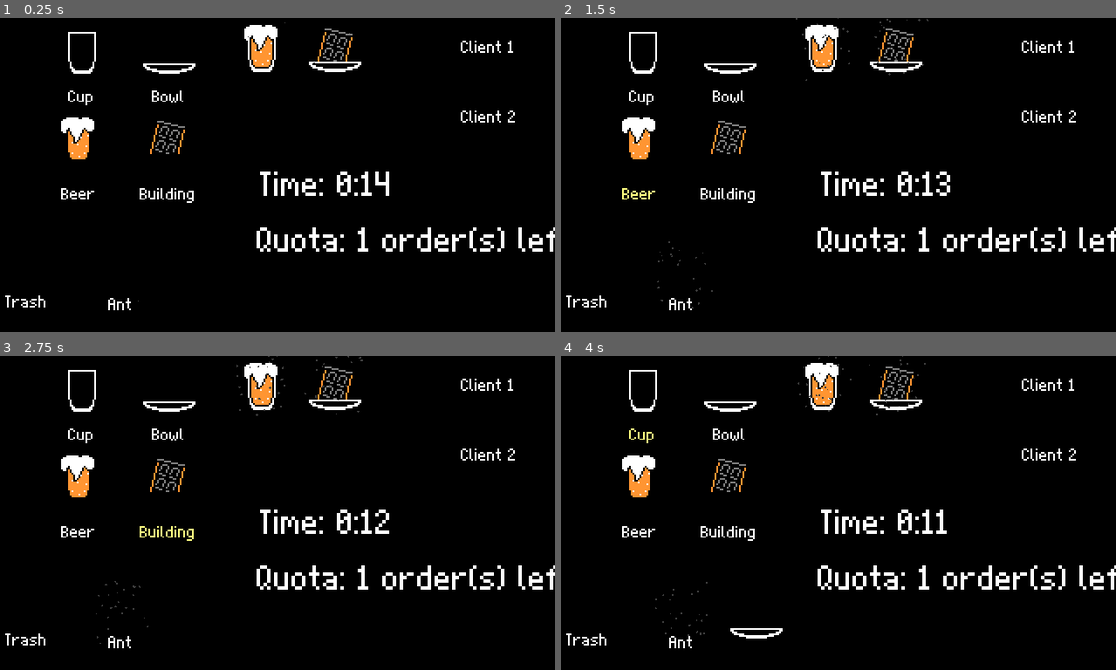
Above: before the commit, frames 1-4 (two rows, left to right).
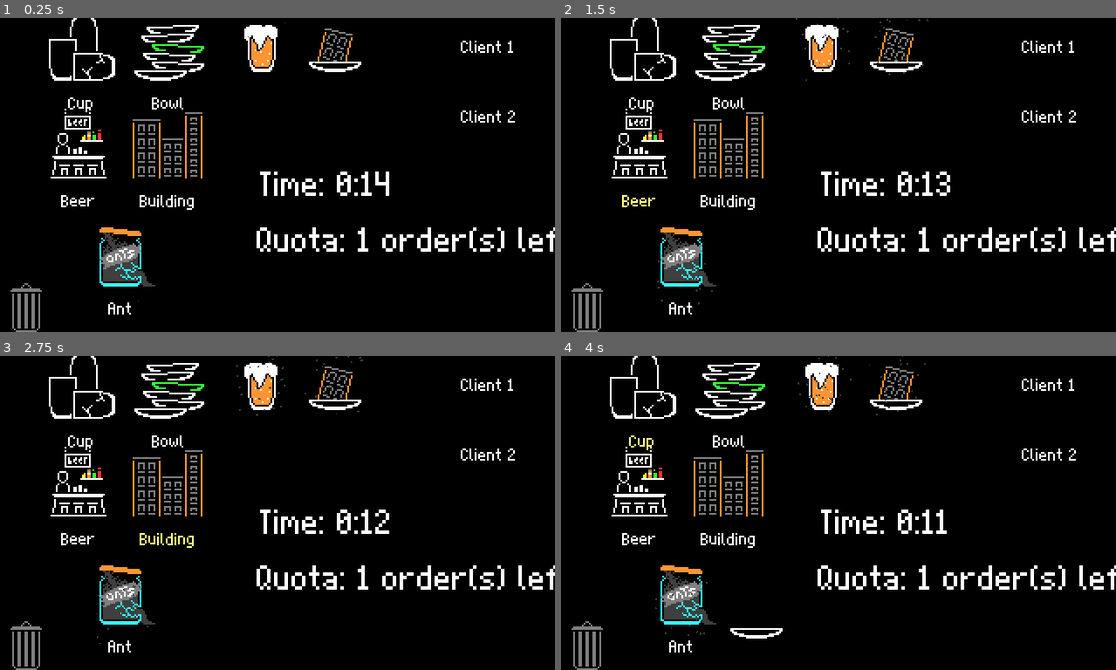
Above: after the commit, the same moments.

Repository: Banalian/BitBiscuit-GMTK2024
Game: Godot game, scene res://Scenes/Gyms/bana_gym.tscn
Two runs of this game, one before a commit and one after it. Both use one fixed random seed, a clock stepped at 60 frames per second and the inputs below. This scene is started directly instead of the project's main scene.
Inputs:
- Up to frame 1 (0.25 s): no input
- Up to frame 2 (1.5 s): click "Trash" at 0.5 s; click "Beer" at 1.25 s
- Up to frame 3 (2.75 s): click "Building" at 2 s
- Up to frame 4 (4 s): click "Bowl" at 2.75 s; click "Cup" at 3.5 s

The runs differ from the first frame. In frame 1, 5.0% of the frame differs, in the area x 0-37%, y 0-100%; in frame 2, 5.0%; in frame 3, 5.0%; in frame 4, 5.0%.

Commit message:
feat(stations): add station data and use it for buttons

Diff:
--- a/Resources/Additionals/ant.tres
+++ b/Resources/Additionals/ant.tres
@@ -1,8 +1,9 @@
-[gd_resource type="Resource" script_class="Ingredient" load_steps=4 format=3 uid="uid://b2d4ccmmcd2vl"]
+[gd_resource type="Resource" script_class="Ingredient" load_steps=5 format=3 uid="uid://b2d4ccmmcd2vl"]
 
 [ext_resource type="PackedScene" uid="uid://dx2v2lonn1n6k" path="res://Assets/Textures/Ingredients/Additionals/ants.tscn" id="1_1p73h"]
 [ext_resource type="Texture2D" uid="uid://dk18rqqoqwn2q" path="res://Assets/Textures/UI/ItemEmpty.png" id="2_b64sc"]
 [ext_resource type="Script" path="res://Scripts/System/ingredient.gd" id="2_glqxm"]
+[ext_resource type="Texture2D" uid="uid://jo4b16dk7mew" path="res://Assets/Textures/Ingredients/Stations/Ant.png" id="2_tt322"]
 
 [resource]
 script = ExtResource("2_glqxm")
@@ -10,4 +11,5 @@
 ingredient_type = 2
 ingredient_name = "Ant"
 ingredient_texture = ExtResource("2_b64sc")
+ingredient_station = ExtResource("2_tt322")
 ingredient_scene = ExtResource("1_1p73h")
--- a/Resources/Additionals/desert.tres
+++ b/Resources/Additionals/desert.tres
@@ -1,6 +1,7 @@
-[gd_resource type="Resource" script_class="Ingredient" load_steps=4 format=3 uid="uid://r1eu2ey3046m"]
+[gd_resource type="Resource" script_class="Ingredient" load_steps=5 format=3 uid="uid://r1eu2ey3046m"]
 
 [ext_resource type="PackedScene" uid="uid://dojqyjq56sfjh" path="res://Assets/Textures/Ingredients/Additionals/desert.tscn" id="1_s4m83"]
+[ext_resource type="Texture2D" uid="uid://cfg8hswy00h8x" path="res://Assets/Textures/Ingredients/Stations/Desert.png" id="2_kvun7"]
 [ext_resource type="Texture2D" uid="uid://dk18rqqoqwn2q" path="res://Assets/Textures/UI/ItemEmpty.png" id="2_q1f13"]
 [ext_resource type="Script" path="res://Scripts/System/ingredient.gd" id="3_1bnxf"]
 
@@ -10,4 +11,5 @@
 ingredient_type = 2
 ingredient_name = "Desert"
 ingredient_texture = ExtResource("2_q1f13")
+ingredient_station = ExtResource("2_kvun7")
 ingredient_scene = ExtResource("1_s4m83")
--- a/Resources/Bases/beer.tres
+++ b/Resources/Bases/beer.tres
@@ -1,5 +1,6 @@
-[gd_resource type="Resource" script_class="Ingredient" load_steps=3 format=3 uid="uid://dhe38oi674gn"]
+[gd_resource type="Resource" script_class="Ingredient" load_steps=4 format=3 uid="uid://dhe38oi674gn"]
 
+[ext_resource type="Texture2D" uid="uid://cbetxedjd7skx" path="res://Assets/Textures/Ingredients/Stations/Beer.png" id="1_5vgqq"]
 [ext_resource type="Texture2D" uid="uid://dpbsvgmvame68" path="res://Assets/Textures/Ingredients/Bases/Beer.png" id="1_ocags"]
 [ext_resource type="Script" path="res://Scripts/System/ingredient.gd" id="1_yy7cm"]
 
@@ -9,3 +10,4 @@
 ingredient_type = 1
 ingredient_name = "Beer"
 ingredient_texture = ExtResource("1_ocags")
+ingredient_station = ExtResource("1_5vgqq")
--- a/Resources/Bases/building.tres
+++ b/Resources/Bases/building.tres
@@ -1,6 +1,7 @@
-[gd_resource type="Resource" script_class="Ingredient" load_steps=3 format=3 uid="uid://bq5v7b0lj8ggw"]
+[gd_resource type="Resource" script_class="Ingredient" load_steps=4 format=3 uid="uid://bq5v7b0lj8ggw"]
 
 [ext_resource type="Texture2D" uid="uid://bv6lv56dhb5xv" path="res://Assets/Textures/Ingredients/Bases/Building.png" id="1_ekmqg"]
+[ext_resource type="Texture2D" uid="uid://bm0olw22sp6yl" path="res://Assets/Textures/Ingredients/Stations/Building.png" id="1_of4da"]
 [ext_resource type="Script" path="res://Scripts/System/ingredient.gd" id="2_0ldda"]
 
 [resource]
@@ -9,3 +10,4 @@
 ingredient_type = 1
 ingredient_name = "Building"
 ingredient_texture = ExtResource("1_ekmqg")
+ingredient_station = ExtResource("1_of4da")
--- a/Resources/Bases/diethyl_ether.tres
+++ b/Resources/Bases/diethyl_ether.tres
@@ -1,6 +1,7 @@
-[gd_resource type="Resource" script_class="Ingredient" load_steps=3 format=3 uid="uid://p4b25y6w3jws"]
+[gd_resource type="Resource" script_class="Ingredient" load_steps=4 format=3 uid="uid://p4b25y6w3jws"]
 
 [ext_resource type="Texture2D" uid="uid://bsl6vew4itylr" path="res://Assets/Textures/Ingredients/Bases/DiethylEther.png" id="1_fss71"]
+[ext_resource type="Texture2D" uid="uid://dm44tvlrt64uk" path="res://Assets/Textures/Ingredients/Stations/DiethylEther.png" id="1_vlnvj"]
 [ext_resource type="Script" path="res://Scripts/System/ingredient.gd" id="2_7yjg3"]
 
 [resource]
@@ -9,3 +10,4 @@
 ingredient_type = 1
 ingredient_name = "Diethyl Ether"
 ingredient_texture = ExtResource("1_fss71")
+ingredient_station = ExtResource("1_vlnvj")
--- a/Resources/Bases/forest.tres
+++ b/Resources/Bases/forest.tres
@@ -1,5 +1,6 @@
-[gd_resource type="Resource" script_class="Ingredient" load_steps=3 format=3 uid="uid://bsd7n5rfbiqst"]
+[gd_resource type="Resource" script_class="Ingredient" load_steps=4 format=3 uid="uid://bsd7n5rfbiqst"]
 
+[ext_resource type="Texture2D" uid="uid://cpxftwel4doou" path="res://Assets/Textures/Ingredients/Stations/Forest.png" id="1_8bhxk"]
 [ext_resource type="Texture2D" uid="uid://c156kuuxv4pdq" path="res://Assets/Textures/Ingredients/Bases/Forest.png" id="1_8ywuo"]
 [ext_resource type="Script" path="res://Scripts/System/ingredient.gd" id="2_1ugkl"]
 
@@ -9,3 +10,4 @@
 ingredient_type = 1
 ingredient_name = "Forest"
 ingredient_texture = ExtResource("1_8ywuo")
+ingredient_station = ExtResource("1_8bhxk")
--- a/Resources/Bases/molten_steel.tres
+++ b/Resources/Bases/molten_steel.tres
@@ -1,5 +1,6 @@
-[gd_resource type="Resource" script_class="Ingredient" load_steps=3 format=3 uid="uid://c7mcr1hrlvpu4"]
+[gd_resource type="Resource" script_class="Ingredient" load_steps=4 format=3 uid="uid://c7mcr1hrlvpu4"]
 
+[ext_resource type="Texture2D" uid="uid://c4jvklvg7kty0" path="res://Assets/Textures/Ingredients/Stations/MoltenSteel.png" id="1_mcfnx"]
 [ext_resource type="Texture2D" uid="uid://b8wpotc6i7h8i" path="res://Assets/Textures/Ingredients/Bases/MoltenSteel.png" id="1_p0y6j"]
 [ext_resource type="Script" path="res://Scripts/System/ingredient.gd" id="2_xi1pd"]
 
@@ -9,3 +10,4 @@
 ingredient_type = 1
 ingredient_name = "Molten Steel"
 ingredient_texture = ExtResource("1_p0y6j")
+ingredient_station = ExtResource("1_mcfnx")
--- a/Resources/Bases/pink_horse.tres
+++ b/Resources/Bases/pink_horse.tres
@@ -1,6 +1,7 @@
-[gd_resource type="Resource" script_class="Ingredient" load_steps=3 format=3 uid="uid://bujymccl3xnsf"]
+[gd_resource type="Resource" script_class="Ingredient" load_steps=4 format=3 uid="uid://bujymccl3xnsf"]
 
 [ext_resource type="Texture2D" uid="uid://cms2hgbl420o7" path="res://Assets/Textures/Ingredients/Bases/PinkHorse.png" id="1_o11xn"]
+[ext_resource type="Texture2D" uid="uid://ddhm51rbanb1l" path="res://Assets/Textures/Ingredients/Stations/PinkHorse.png" id="1_uvn2l"]
 [ext_resource type="Script" path="res://Scripts/System/ingredient.gd" id="2_oc7lo"]
 
 [resource]
@@ -9,3 +10,4 @@
 ingredient_type = 1
 ingredient_name = "Pink horse"
 ingredient_texture = ExtResource("1_o11xn")
+ingredient_station = ExtResource("1_uvn2l")
--- a/Resources/Bases/planet.tres
+++ b/Resources/Bases/planet.tres
@@ -1,6 +1,7 @@
-[gd_resource type="Resource" script_class="Ingredient" load_steps=3 format=3 uid="uid://cdwrdu3mfv1y5"]
+[gd_resource type="Resource" script_class="Ingredient" load_steps=4 format=3 uid="uid://cdwrdu3mfv1y5"]
 
 [ext_resource type="Texture2D" uid="uid://43assrb776e0" path="res://Assets/Textures/Ingredients/Bases/Planet.png" id="1_8idlr"]
+[ext_resource type="Texture2D" uid="uid://dj10s5c0l6dv6" path="res://Assets/Textures/Ingredients/Stations/Planet.png" id="1_cpdtu"]
 [ext_resource type="Script" path="res://Scripts/System/ingredient.gd" id="2_bi8o6"]
 
 [resource]
@@ -9,3 +10,4 @@
 ingredient_type = 1
 ingredient_name = "Planet"
 ingredient_texture = ExtResource("1_8idlr")
+ingredient_station = ExtResource("1_cpdtu")
--- a/Resources/Bases/uranium_juice.tres
+++ b/Resources/Bases/uranium_juice.tres
@@ -1,6 +1,7 @@
-[gd_resource type="Resource" script_class="Ingredient" load_steps=3 format=3 uid="uid://d1jvhuxivkcoe"]
+[gd_resource type="Resource" script_class="Ingredient" load_steps=4 format=3 uid="uid://d1jvhuxivkcoe"]
 
 [ext_resource type="Texture2D" uid="uid://cqlx00o8r5c51" path="res://Assets/Textures/Ingredients/Bases/UraniumJuice.png" id="1_qhyq7"]
+[ext_resource type="Texture2D" uid="uid://bhr7h2q74wvou" path="res://Assets/Textures/Ingredients/Stations/UraniumJuice.png" id="1_tk3fg"]
 [ext_resource type="Script" path="res://Scripts/System/ingredient.gd" id="2_fl33i"]
 
 [resource]
@@ -9,3 +10,4 @@
 ingredient_type = 1
 ingredient_name = "Uranium Juice"
 ingredient_texture = ExtResource("1_qhyq7")
+ingredient_station = ExtResource("1_tk3fg")
--- a/Resources/Containers/bowl.tres
+++ b/Resources/Containers/bowl.tres
@@ -1,6 +1,7 @@
-[gd_resource type="Resource" script_class="Ingredient" load_steps=3 format=3 uid="uid://c8amr3r5lgprb"]
+[gd_resource type="Resource" script_class="Ingredient" load_steps=4 format=3 uid="uid://c8amr3r5lgprb"]
 
 [ext_resource type="Texture2D" uid="uid://iwwgqwsm8bc" path="res://Assets/Textures/Ingredients/Containers/Bowl.png" id="1_ci4ky"]
+[ext_resource type="Texture2D" uid="uid://8sdpxlibj6ft" path="res://Assets/Textures/Ingredients/Stations/Bowl.png" id="1_e5k16"]
 [ext_resource type="Script" path="res://Scripts/System/ingredient.gd" id="2_ljm1d"]
 
 [resource]
@@ -9,3 +10,4 @@
 ingredient_type = 0
 ingredient_name = "Bowl"
 ingredient_texture = ExtResource("1_ci4ky")
+ingredient_station = ExtResource("1_e5k16")
--- a/Resources/Containers/cup.tres
+++ b/Resources/Containers/cup.tres
@@ -1,6 +1,7 @@
-[gd_resource type="Resource" script_class="Ingredient" load_steps=3 format=3 uid="uid://b4d11f5dmdks2"]
+[gd_resource type="Resource" script_class="Ingredient" load_steps=4 format=3 uid="uid://b4d11f5dmdks2"]
 
 [ext_resource type="Texture2D" uid="uid://culp2dqpiscvj" path="res://Assets/Textures/Ingredients/Containers/Cup.png" id="1_1d77x"]
+[ext_resource type="Texture2D" uid="uid://bshmyi7cam7hl" path="res://Assets/Textures/Ingredients/Stations/Cup.png" id="1_osl2g"]
 [ext_resource type="Script" path="res://Scripts/System/ingredient.gd" id="2_6nj71"]
 
 [resource]
@@ -9,3 +10,4 @@
 ingredient_type = 0
 ingredient_name = "Cup"
 ingredient_texture = ExtResource("1_1d77x")
+ingredient_station = ExtResource("1_osl2g")
--- a/Scenes/trash.tscn
+++ b/Scenes/trash.tscn
@@ -1,15 +1,18 @@
-[gd_scene load_steps=2 format=3 uid="uid://dv7o36lwhf2h3"]
+[gd_scene load_steps=3 format=3 uid="uid://dv7o36lwhf2h3"]
 
 [ext_resource type="Script" path="res://Scripts/trash.gd" id="1_eiyr5"]
+[ext_resource type="Texture2D" uid="uid://cgxofvkh2qi0n" path="res://Assets/Textures/Ingredients/Stations/TrashCan.png" id="1_llql4"]
 
-[node name="Trash" type="Button" node_paths=PackedStringArray("holder")]
+[node name="Trash" type="Button"]
 offset_left = 214.0
 offset_top = 52.0
 offset_right = 281.0
 offset_bottom = 83.0
 action_mode = 0
 text = "Trash"
+icon = ExtResource("1_llql4")
+icon_alignment = 1
+vertical_icon_alignment = 0
 script = ExtResource("1_eiyr5")
-holder = NodePath("")
 
 [connection signal="pressed" from="." to="." method="_on_trash_tile_pressed"]
--- a/Scripts/System/ingredient.gd
+++ b/Scripts/System/ingredient.gd
@@ -6,4 +6,5 @@
 @export var ingredient_type: Constants.IngredientType
 @export var ingredient_name:= "Invalid"
 @export var ingredient_texture: Texture2D
+@export var ingredient_station: Texture2D
 @export var ingredient_scene: PackedScene
--- a/Scripts/ingredient_button.gd
+++ b/Scripts/ingredient_button.gd
@@ -9,7 +9,7 @@
 
 func _ready() -> void:
 	button.text = ingredient_res.ingredient_name
-	button.icon = ingredient_res.ingredient_texture
+	button.icon = ingredient_res.ingredient_station
 	if ingredient_res.ingredient_scene:
 		var scene = ingredient_res.ingredient_scene.instantiate() as Node2D
 		add_child(scene)
